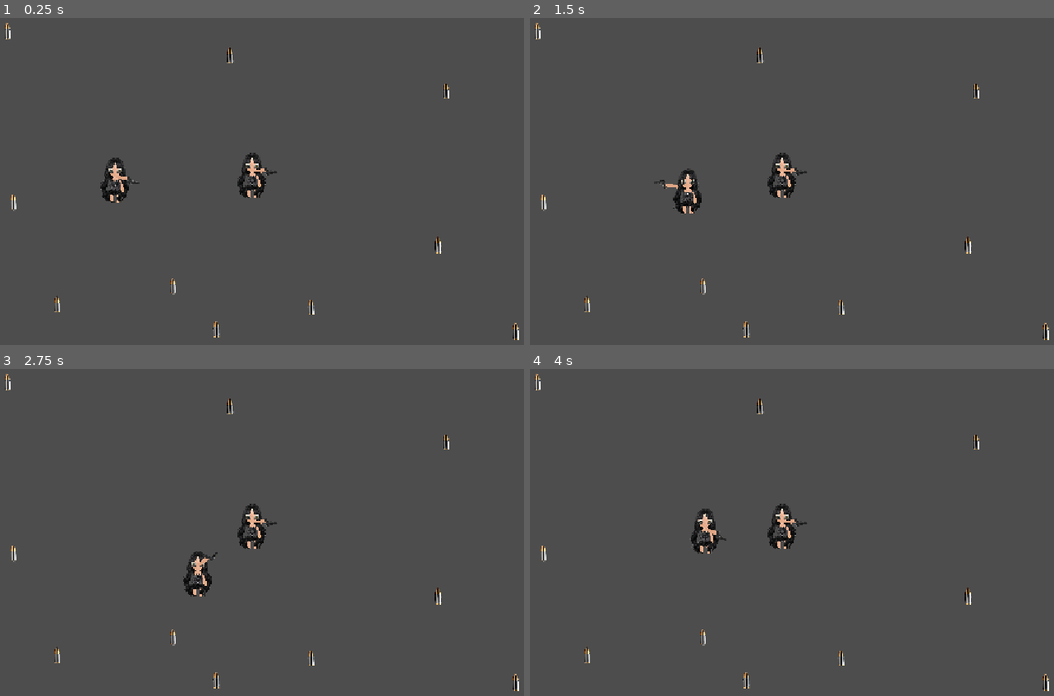
Above: before the commit, frames 1-4 (two rows, left to right).
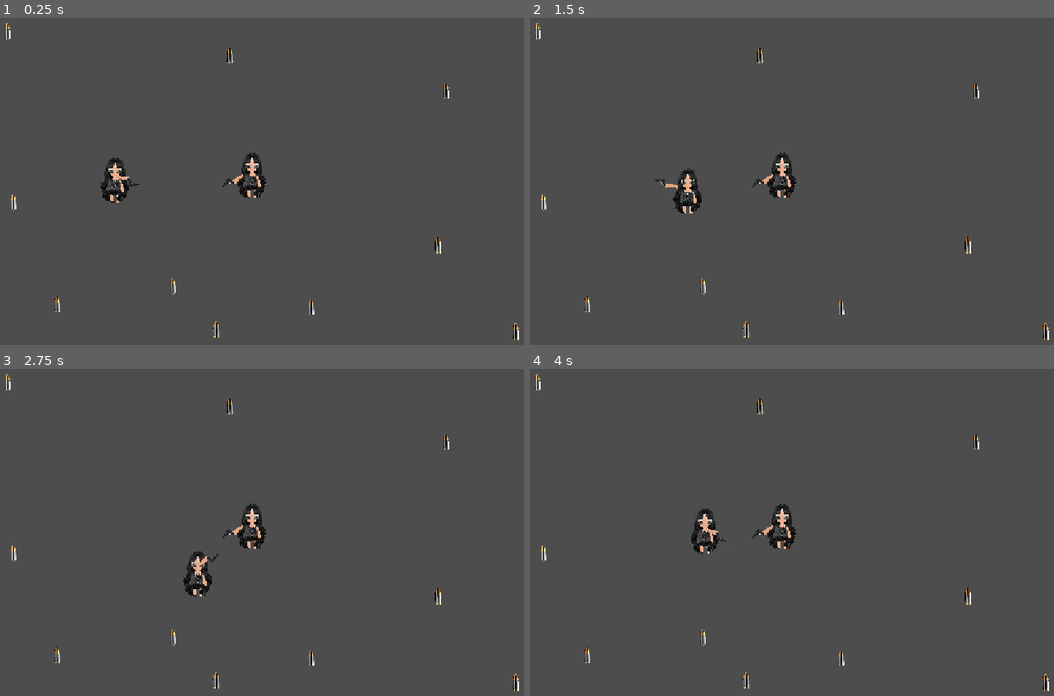
Above: after the commit, the same moments.

Repository: marist-spc/Shoot-out
Game: Godot game, scene res://Main.tscn
Two runs of this game, one before a commit and one after it. Both use one fixed random seed, a clock stepped at 60 frames per second and the inputs below.
Inputs (mouse positions are in pixels of both pictures, inside the frame that each line leads up to):
- Up to frame 1 (0.25 s): no input
- Up to frame 2 (1.5 s): tap Enter at 0.5 s; move the mouse to (907, 155) at 0.52 s; hold D 0.53-1.28 s; tap 0 at 0.6 s; move the mouse to (629, 194) at 1.27 s; hold S from 1.28 s (still down); click (629, 194) at 1.35 s
- Up to frame 3 (2.75 s): tap 0 at 1.55, 2.1 s; move the mouse to (298, 444) at 2.02 s; release S at 2.03 s; hold D from 2.03 s (still down)
- Up to frame 4 (4 s): move the mouse to (729, 601) at 2.77 s; release D at 2.78 s; hold W 2.78-3.53 s; tap 0 at 2.85, 3.8 s; move the mouse to (959, 581) at 3.52 s; hold A from 3.53 s (still down); click (959, 581) at 3.6 s

The runs differ from the first frame. In frame 1, 0.1% of the frame differs, in the area x 24-53%, y 45-52%; in frame 2, 0.1%; in frame 3, 0.1%; in frame 4, 0.1%.

Commit message:
Drafted Jibidoo Script now testing
Wandering unfinished

Sounds not implemented

Diff:
--- /dev/null
+++ b/shoot-out/Jibidoo.tscn
@@ -0,0 +1,33 @@
+[gd_scene format=3 uid="uid://cp18231pu3ato"]
+
+[ext_resource type="Script" uid="uid://bj7ag326e18wq" path="res://jibidoo.gd" id="1_3jb82"]
+[ext_resource type="Texture2D" uid="uid://7vymye5s62t7" path="res://art/Big Bird.png" id="2_tblx2"]
+
+[sub_resource type="CapsuleShape2D" id="CapsuleShape2D_told4"]
+radius = 21.0
+height = 98.0
+
+[sub_resource type="CircleShape2D" id="CircleShape2D_told4"]
+radius = 297.01514
+
+[node name="CharacterBody2D" type="CharacterBody2D" unique_id=105432123]
+script = ExtResource("1_3jb82")
+
+[node name="BigBird" type="Sprite2D" parent="." unique_id=5315824]
+scale = Vector2(0.2, 0.2)
+texture = ExtResource("2_tblx2")
+
+[node name="CollisionShape2D" type="CollisionShape2D" parent="." unique_id=896110409]
+shape = SubResource("CapsuleShape2D_told4")
+
+[node name="NavigationAgent2D" type="NavigationAgent2D" parent="." unique_id=1327291502]
+
+[node name="AggroTimer" type="Timer" parent="." unique_id=511567099]
+
+[node name="Player Detector" type="Area2D" parent="." unique_id=922010553]
+collision_mask = 32
+
+[node name="CollisionShape2D" type="CollisionShape2D" parent="Player Detector" unique_id=779319187]
+shape = SubResource("CircleShape2D_told4")
+
+[connection signal="timeout" from="AggroTimer" to="." method="_on_aggro_timer_timeout"]
--- a/shoot-out/PlayerScript.gd
+++ b/shoot-out/PlayerScript.gd
@@ -45,12 +45,16 @@
 		var collision = $"Gun/Bullet Path".get_collider()
 		Ammo -= 1
 		if collision != null:
-			$"Gun/Bullet Path/Line2D".add_point($Gun.position)
-			$"Gun/Bullet Path/Line2D".add_point(collision.position)
+			$"Gun/Line2D".add_point($Gun/Tip.position)
+			$"Gun/Line2D".add_point($Gun/Line2D.to_local(collision.global_position))
+			$"Gun/Line2D/BulletTime".start()
 
 			if collision.is_in_group("Players"):
 				collision.health -= 1
 				print("HIT PLAYER")
+		else:
+			$"Gun/Line2D".add_point($Gun/Tip.position)
+			$"Gun/Line2D".add_point($"Gun/Bullet Path".target_position)
 		#Stun monster if hits them
 		#Kill dog if hits them
 		#Make sound on wall if hits them
@@ -70,3 +74,7 @@
 		print(str(Ammo))
 	else:
 		print("MAX AMMO")
+
+
+func _on_bullet_time_timeout() -> void:
+	$"Gun/Line2D".clear_points()
--- /dev/null
+++ b/shoot-out/jibidoo.gd
@@ -0,0 +1,75 @@
+extends CharacterBody2D
+@export var movement_speed: float = 200.0
+@export var listening_speed : float = 200.0
+@export var wandering_speed : float = 200.0
+@export var chasing_speed : float = 200.0
+
+
+
+var movement_target_global_position := Vector2(0,0)
+
+var curr_priority
+var isAggro : bool
+
+@onready var navigation_agent: NavigationAgent2D = $NavigationAgent2D
+
+func _ready():
+	# These values need to be adjusted for the actor's speed
+	# and the navigation layout.
+	navigation_agent.path_desired_distance = 4.0
+	navigation_agent.target_desired_distance = 4.0
+
+	# Make sure to not await during _ready.
+	actor_setup.call_deferred()
+
+func actor_setup():
+	# Wait for the first physics frame so the NavigationServer can sync.
+	await get_tree().physics_frame
+
+	# Now that the navigation map is no longer empty, set the movement target.
+	set_movement_target(movement_target_global_position)
+
+func set_movement_target(movement_target: Vector2):
+	navigation_agent.target_global_position = movement_target
+
+func enter_wandering():
+	movement_speed = wandering_speed
+	curr_priority = 0
+	isAggro = false
+	#Func for finding random new pos
+func enter_listening_mode():
+	var players : Array = $"Player Detector".get_overlapping_bodies()
+	if !players.is_empty():
+		movement_speed = listening_speed
+		if len(players)> 0:
+			players.sort_custom(func(a,b): return a if a.global_position.distance_to(global_position) < b.global_position.distance_to(global_position) else b)
+		set_movement_target(players[0].global_position)
+		curr_priority = 0
+	else:
+		enter_wandering()
+func hear_noise(priority : int, pos : Vector2, time_to_stay : float):
+	if priority < curr_priority:
+		return
+	movement_speed = chasing_speed
+	isAggro = true
+	curr_priority = priority
+	set_movement_target(pos)
+	$AggroTimer.wait_time = time_to_stay
+	$AggroTimer.start()
+
+func _physics_process(delta):
+	if navigation_agent.is_navigation_finished():
+		if !isAggro:
+			enter_wandering()
+		else:
+			enter_listening_mode()
+
+	var current_agent_global_position: Vector2 = global_position
+	var next_path_global_position: Vector2 = navigation_agent.get_next_path_global_position()
+
+	velocity = current_agent_global_position.direction_to(next_path_global_position) * movement_speed
+	move_and_slide()
+
+
+func _on_aggro_timer_timeout() -> void:
+	enter_wandering()
--- a/shoot-out/main.gd
+++ b/shoot-out/main.gd
@@ -29,8 +29,7 @@
 key : Key,
 joyPadDirection := Vector2.ZERO,
 joy_pad_button := JoyButton.JOY_BUTTON_A,
-isRightAxis := false,
-joy_axis := JOY_AXIS_INVALID):
+isRightAxis := false):
 	var action_name = Inputname + str(player)
 	InputMap.add_action(action_name)
 	if  player == 1 and isPlayer1Keyboard :
--- a/shoot-out/player.tscn
+++ b/shoot-out/player.tscn
@@ -19,7 +19,7 @@
 size = Vector2(14, 14)
 
 [node name="CharacterBody2D" type="CharacterBody2D" unique_id=656982608 groups=["Players"]]
-collision_mask = 23
+collision_mask = 55
 motion_mode = 1
 script = ExtResource("1_4flbx")
 
@@ -29,7 +29,7 @@
 texture = ExtResource("2_sweqy")
 
 [node name="CrossHair" type="Area2D" parent="." unique_id=843312437]
-position = Vector2(45, -21.5)
+position = Vector2(-33, 22)
 
 [node name="CollisionShape2D" type="CollisionShape2D" parent="CrossHair" unique_id=105302884]
 position = Vector2(11, 21.5)
@@ -52,16 +52,26 @@
 position = Vector2(-8.065901, -8.999729)
 rotation = 1.5625587
 scale = Vector2(0.7200012, 0.99999994)
+collision_layer = 8
+collision_mask = 2
+
+[node name="Line2D" type="Line2D" parent="Gun" unique_id=796291829]
+position = Vector2(0, 1)
+scale = Vector2(0.05, 0.05)
+points = PackedVector2Array(0, 0, 0, 0)
+closed = true
+width = 30.0
+default_color = Color(1, 1, 0, 1)
+begin_cap_mode = 2
+end_cap_mode = 2
+
+[node name="BulletTime" type="Timer" parent="Gun/Line2D" unique_id=210783121]
+wait_time = 0.1
 
 [node name="Bullet Path" type="RayCast2D" parent="Gun" unique_id=1085662565]
 position = Vector2(0, 1)
 target_position = Vector2(817, -1)
-collision_mask = 15
-
-[node name="Line2D" type="Line2D" parent="Gun/Bullet Path" unique_id=796291829]
-scale = Vector2(0.05, 0.05)
-closed = true
-default_color = Color(1, 1, 0, 1)
+collision_mask = 7
 
 [node name="ArmSprite" type="Sprite2D" parent="Gun" unique_id=798326342]
 position = Vector2(11.122536, -0.99996644)
@@ -72,10 +82,10 @@
 offset = Vector2(-200, 0)
 
 [node name="Tip" type="CollisionShape2D" parent="Gun" unique_id=1614727099]
-position = Vector2(52.661865, 10.246788)
+position = Vector2(52.627537, 13.246686)
 shape = SubResource("RectangleShape2D_wvlus")
 
-[node name="Untitled5720260707084104" type="Sprite2D" parent="Gun/Tip" unique_id=1149403542]
+[node name="Gunsprite" type="Sprite2D" parent="Gun/Tip" unique_id=1149403542]
 position = Vector2(-27.000006, 20.000006)
 rotation = 3.1415925
 scale = Vector2(0.06944433, 0.05)
@@ -83,3 +93,4 @@
 
 [connection signal="area_entered" from="PickUpRange" to="." method="_on_pick_up_range_area_entered"]
 [connection signal="body_entered" from="PickUpRange" to="." method="_on_pick_up_range_body_entered"]
+[connection signal="timeout" from="Gun/Line2D/BulletTime" to="." method="_on_bullet_time_timeout"]
--- a/shoot-out/project.godot
+++ b/shoot-out/project.godot
@@ -44,8 +44,8 @@
 2d_physics/layer_1="Player"
 2d_physics/layer_2="World"
 2d_physics/layer_3="Bullets"
-2d_physics/layer_4="Gun"
 2d_physics/layer_5="Items"
+2d_physics/layer_6="Jibidoo"
 
 [physics]
 
Not shown, added: shoot-out/Audio/Gun Shot- Shoot .wav.import
Binary file added: shoot-out/art/Big Bird.png
Not shown, added: shoot-out/art/Big Bird.png.import
Not shown, added: shoot-out/jibidoo.gd.uid
Not shown, added: shoot-out/Audio/Gun Shot- Shoot .wav
